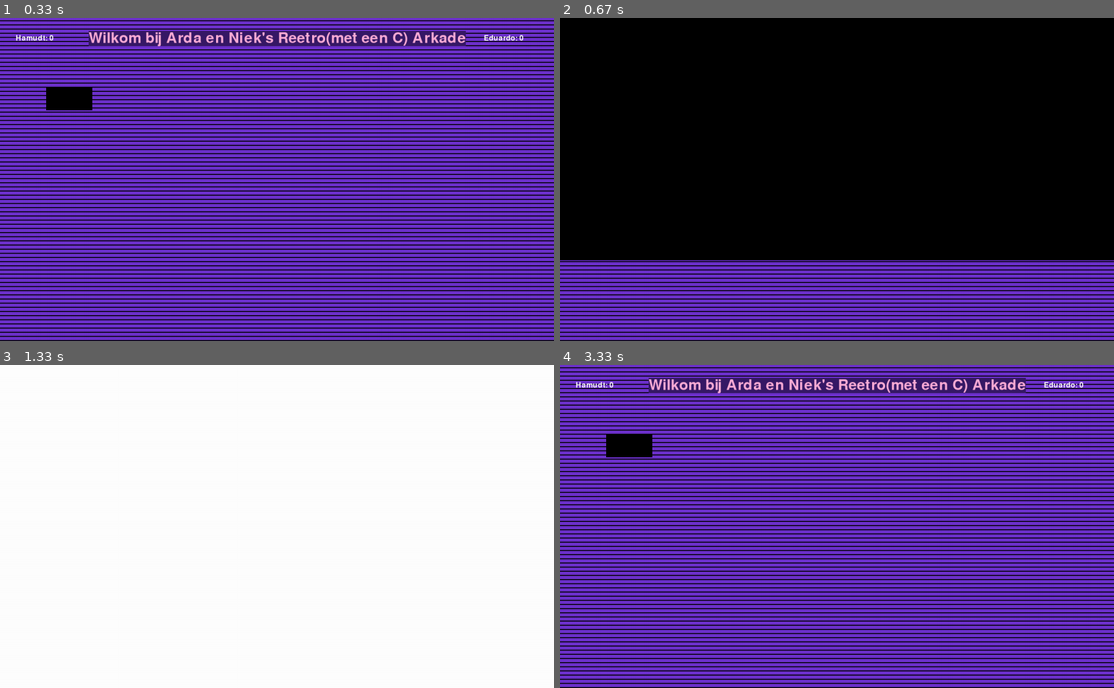
Above: before the commit, frames 1-4 (two rows, left to right).
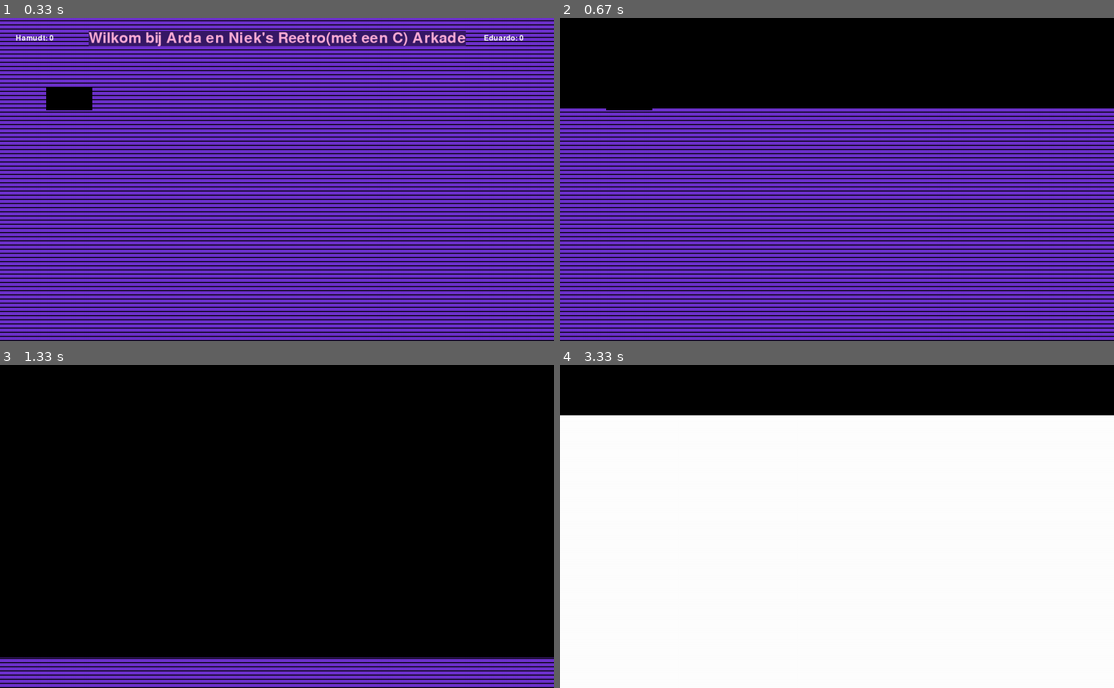
Above: after the commit, the same moments.

Repository: ardaboyroo/InformaticaPyGame
Game: pygame game, started from main.py
Two runs of this game, one before a commit and one after it. Both use one fixed random seed, a clock stepped at 60 frames per second and the inputs below.
Inputs (mouse positions are in pixels of both pictures, inside the frame that each line leads up to):
- Up to frame 1 (0.33 s): no input
- Up to frame 2 (0.67 s): press the mouse at (626, 98) at 0.37 s; move the mouse to (648, 176) at 0.47 s; release the mouse at (665, 253) at 0.6 s
- Up to frame 3 (1.33 s): no input
- Up to frame 4 (3.33 s): tap Esc at 3.17 s

Frame 1 is identical in both runs. In frame 2, 42% of the frame differs, in the area x 0-100%, y 28-76%; in frame 3, 100%, in the area x 0-100%, y 0-100%; in frame 4, 99%.

Commit message:
Update main.py

Diff:
--- a/main.py
+++ b/main.py
@@ -8,10 +8,6 @@
 
 ScreenWidth = 1200  # De breedte van het scherm in pixels
 ScreenHeight = 700  # De hoogte van het scherm in pixels
-
-""" #Dit zijn ongebruikte code, het wordt gebruikt als Refference
-TextCenter = TitleTxt.get_rect(center=(ScreenWidth/2, ScreenHeight/16))
-"""
 
 IsRunning = True  # Een boolean voor de while loop
 win = pygame.display.set_mode((ScreenWidth, ScreenHeight))  # Breedte en Hoogte van het scherm in aantal pixels
@@ -34,6 +30,9 @@
 TitleTxt = BigFont.render("Wilkom bij Arda en Niek's Reetro(met een C) Arkade", True, Pink, DarkPurple)
 ScorePone = 0
 ScorePtwo = 0
+Loadingend = False
+LoadingTime = 32
+LoadingStep = 32
 
 # De volgende Variables zijn de bool values voor de games
 Game1 = False
@@ -52,12 +51,15 @@
         if event.type == pygame.MOUSEBUTTONDOWN and event.button == 1:  # if statement for de hit sound
             hitSound.play()
 
-    def loading():
-        for y in range(1, 5):
-            pygame.draw.rect(win, Black, (0, 0, ScreenWidth, ScreenHeight*(y/4)))
+    def loading(val):
+        for y in range(1, LoadingTime):
+            pygame.draw.rect(win, Black, (0, 0, ScreenWidth, ScreenHeight*(y/LoadingStep)))
             pygame.display.update()
-            pygame.time.wait(125)
-
+            pygame.time.wait(33)
+        pygame.time.wait(500)
+        pygame.display.update()
+        val = True
+        return val
 
     ScorePoneTxt = SmallFont.render("Hamudt: "+str(ScorePone), True, White)   # Update de score van Hamudt
     ScorePtwoTxt = SmallFont.render("Eduardo: "+str(ScorePtwo), True, White)  # Update de score van Eduardo
@@ -71,6 +73,8 @@
         Game4 = False
         Game5 = False
         Game6 = False
+        LoadingTime = 32
+        Loadingend = loading(Loadingend)
 
     if Key[pygame.K_y]:
         if Menu:
@@ -94,11 +98,19 @@
 
             if 100 <= MouseX <= 200 and 150 <= MouseY <= 200:
                 Menu = False
-                loading()
                 Game1 = True
+                LoadingTime = 32
+                Loadingend = loading(Loadingend)
 
     if Game1:
         win.fill(White)
 
+    if Loadingend:
+        if not LoadingTime == 0:
+            pygame.draw.rect(win, Black, (0, 0, ScreenWidth, ScreenHeight*(LoadingTime/LoadingStep)))
+            pygame.display.update()
+            LoadingTime -= 1
+            if LoadingTime == 0:
+                Loadingend = False
     pygame.display.update()
 pygame.quit()
